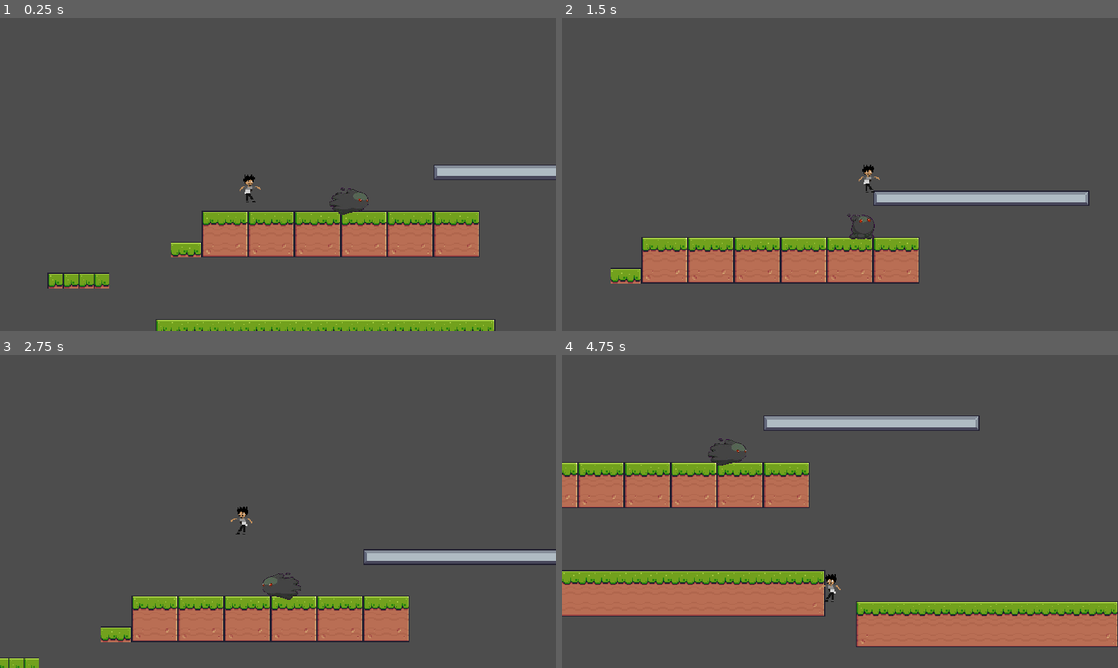
Above: before the commit, frames 1-4 (two rows, left to right).
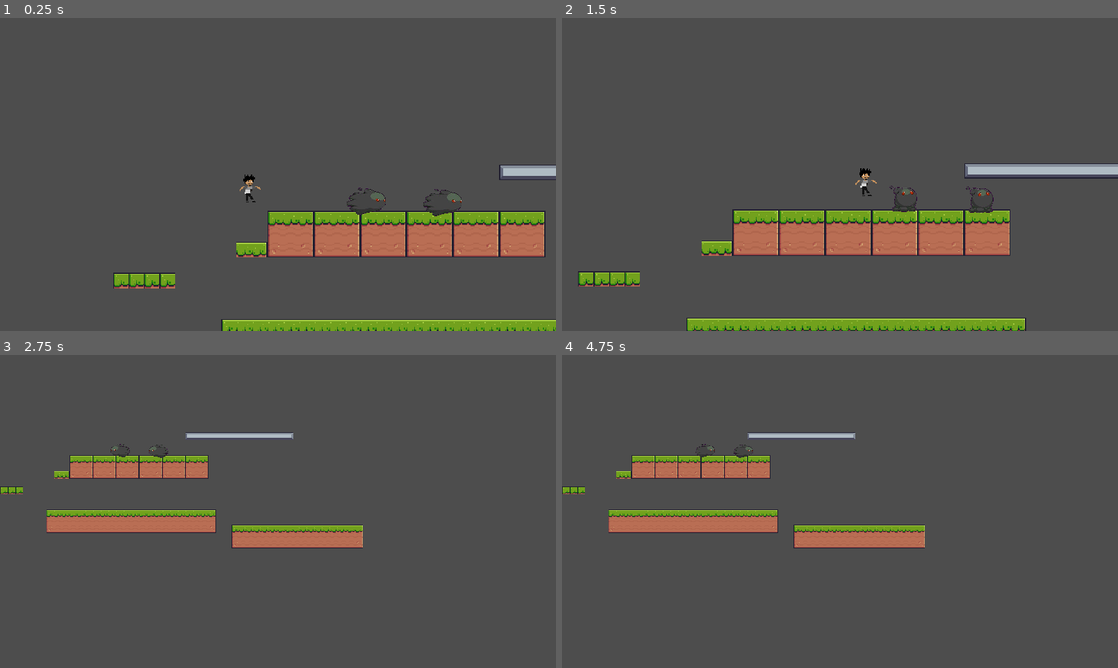
Above: after the commit, the same moments.

Repository: HeyNeek/rons_odyssey
Game: Godot game, scene res://scenes/levels/test_level.tscn
The game is run twice, just before and just after one commit, with the same random seed, the same clock (stepped at 60 frames per second) and the same inputs.
Inputs:
- Up to frame 1 (0.25 s): no input
- Up to frame 2 (1.5 s): hold D (move_right) from 0.53 s (still down); tap Space (jump) at 0.6, 0.77, 1.07 s; tap Shift (sprint) at 1.35 s
- Up to frame 3 (2.75 s): tap Space (jump) at 1.52, 1.55, 1.82, 2.1 s; release D (move_right) at 2.03 s; hold A (move_left) from 2.03 s (still down)
- Up to frame 4 (4.75 s): release A (move_left) at 2.78 s; hold D (move_right) 2.78-4.28 s; tap Shift (sprint) at 2.85, 4.35 s; tap Space (jump) at 3.02, 3.05, 3.32, 3.6, 3.77, 4.07, 4.52, 4.55 s; hold A (move_left) from 4.28 s (still down)

The runs differ from the first frame. In frame 1, 8.4% of the frame differs, in the area x 8-100%, y 46-100%; in frame 2, 19%; in frame 3, 16%; in frame 4, 27%, in the area x 0-100%, y 19-94%.

Commit message:
enemy slime and test level updated

Diff:
--- a/scenes/characters/enemy_slime.tscn
+++ b/scenes/characters/enemy_slime.tscn
@@ -27,8 +27,14 @@
 "speed": 12.0
 }]
 
-[sub_resource type="CircleShape2D" id="CircleShape2D_mdutv"]
-radius = 13.0384
+[sub_resource type="RectangleShape2D" id="RectangleShape2D_kqhg4"]
+size = Vector2(30, 16)
+
+[sub_resource type="RectangleShape2D" id="RectangleShape2D_akat2"]
+size = Vector2(26.6366, 9.05964)
+
+[sub_resource type="RectangleShape2D" id="RectangleShape2D_pvpvy"]
+size = Vector2(32, 16)
 
 [node name="EnemySlime" type="CharacterBody2D"]
 script = ExtResource("1_xrdwn")
@@ -40,5 +46,21 @@
 animation = &"move"
 
 [node name="CollisionShape2D" type="CollisionShape2D" parent="."]
-position = Vector2(2, -1)
-shape = SubResource("CircleShape2D_mdutv")
+position = Vector2(4, 1)
+shape = SubResource("RectangleShape2D_kqhg4")
+
+[node name="WeakSpotArea" type="Area2D" parent="."]
+
+[node name="CollisionShape2D" type="CollisionShape2D" parent="WeakSpotArea"]
+position = Vector2(3.5, -9.5)
+scale = Vector2(0.938558, 0.331139)
+shape = SubResource("RectangleShape2D_akat2")
+
+[node name="DamageArea" type="Area2D" parent="."]
+
+[node name="CollisionShape2D" type="CollisionShape2D" parent="DamageArea"]
+position = Vector2(4, 1)
+shape = SubResource("RectangleShape2D_pvpvy")
+
+[connection signal="body_entered" from="WeakSpotArea" to="." method="_on_weak_spot_area_body_entered"]
+[connection signal="body_entered" from="DamageArea" to="." method="_on_damage_area_body_entered"]
--- a/scenes/levels/test_level.tscn
+++ b/scenes/levels/test_level.tscn
@@ -10,10 +10,13 @@
 
 [node name="Player" parent="." instance=ExtResource("2_4vjpf")]
 top_level = true
-position = Vector2(193, 168)
+position = Vector2(125, 168)
 
 [node name="TileMap" parent="." instance=ExtResource("3_6xcdm")]
 layer_0/tile_data = PackedInt32Array(851977, 393216, 0, 917513, 393216, 1, 983049, 393216, 2, 851978, 458752, 0, 917514 …(3667 unchanged characters)…
 
 [node name="AnimatedSlime" parent="." instance=ExtResource("4_tpn30")]
-position = Vector2(271, 200)
+position = Vector2(221, 200)
+
+[node name="AnimatedSlime2" parent="." instance=ExtResource("4_tpn30")]
+position = Vector2(300, 201)
--- a/scripts/enemy_slime.gd
+++ b/scripts/enemy_slime.gd
@@ -1,7 +1,10 @@
 extends CharacterBody2D
+
+class_name EnemySlime
 
 @onready var animated_sprite: AnimatedSprite2D = $AnimatedSprite2D
 @onready var animation_player: AnimationPlayer = get_parent().get_node("AnimationPlayer")
+@onready var weak_spot_area: Area2D = $WeakSpotArea
 
 @export var gravity: int = 400
 
@@ -43,3 +46,11 @@
 	animated_sprite.play("idle")
 	await get_tree().create_timer(1).timeout
 	is_idle = false
+
+func _on_weak_spot_area_body_entered(body: CharacterBody2D) -> void:
+	body.jump(275)
+	queue_free()
+
+func _on_damage_area_body_entered(body: CharacterBody2D) -> void:
+	if body is Player:
+		body.queue_free()
Not shown: 1 places in scenes/characters/enemy_slime.tscn that only renumber resources
